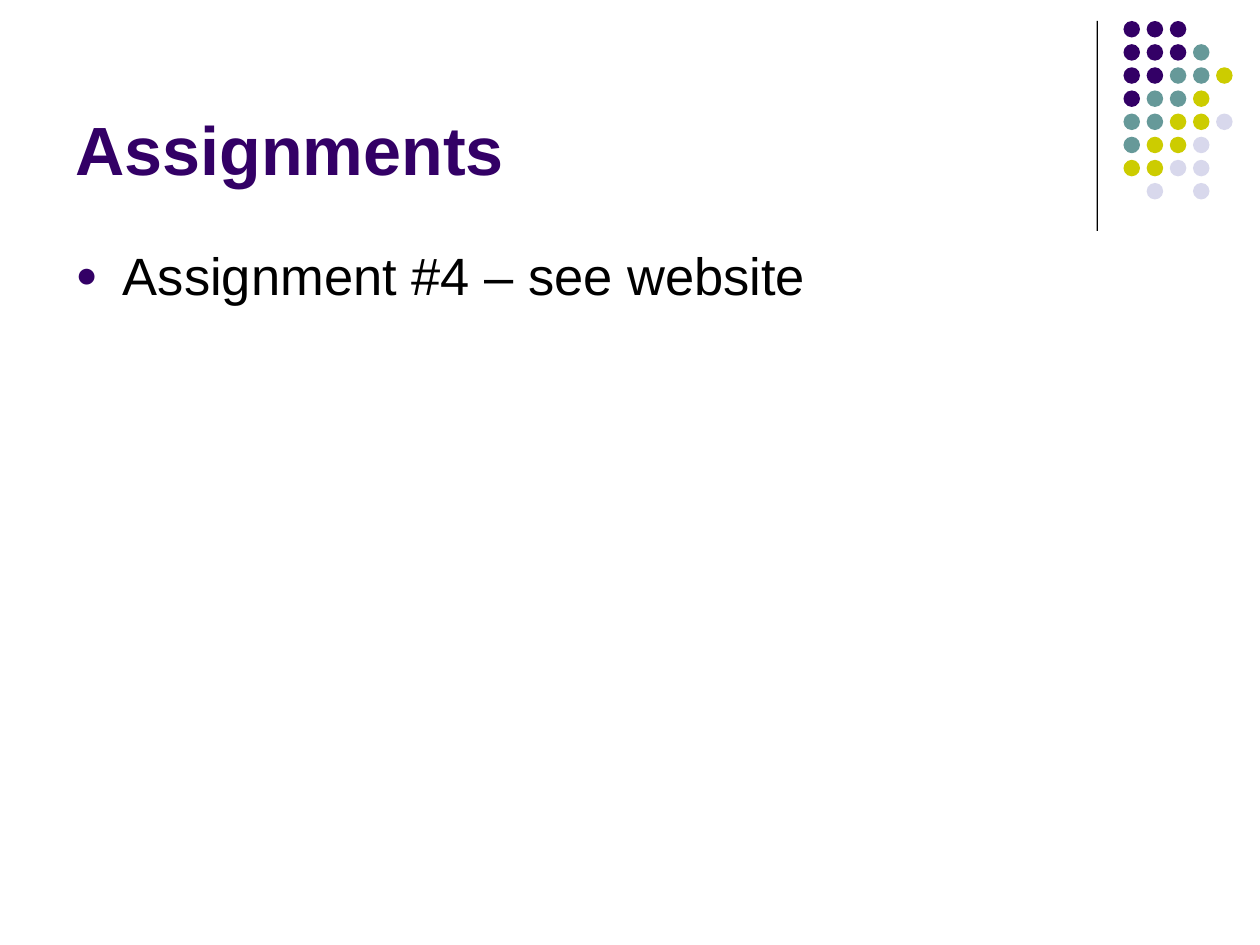
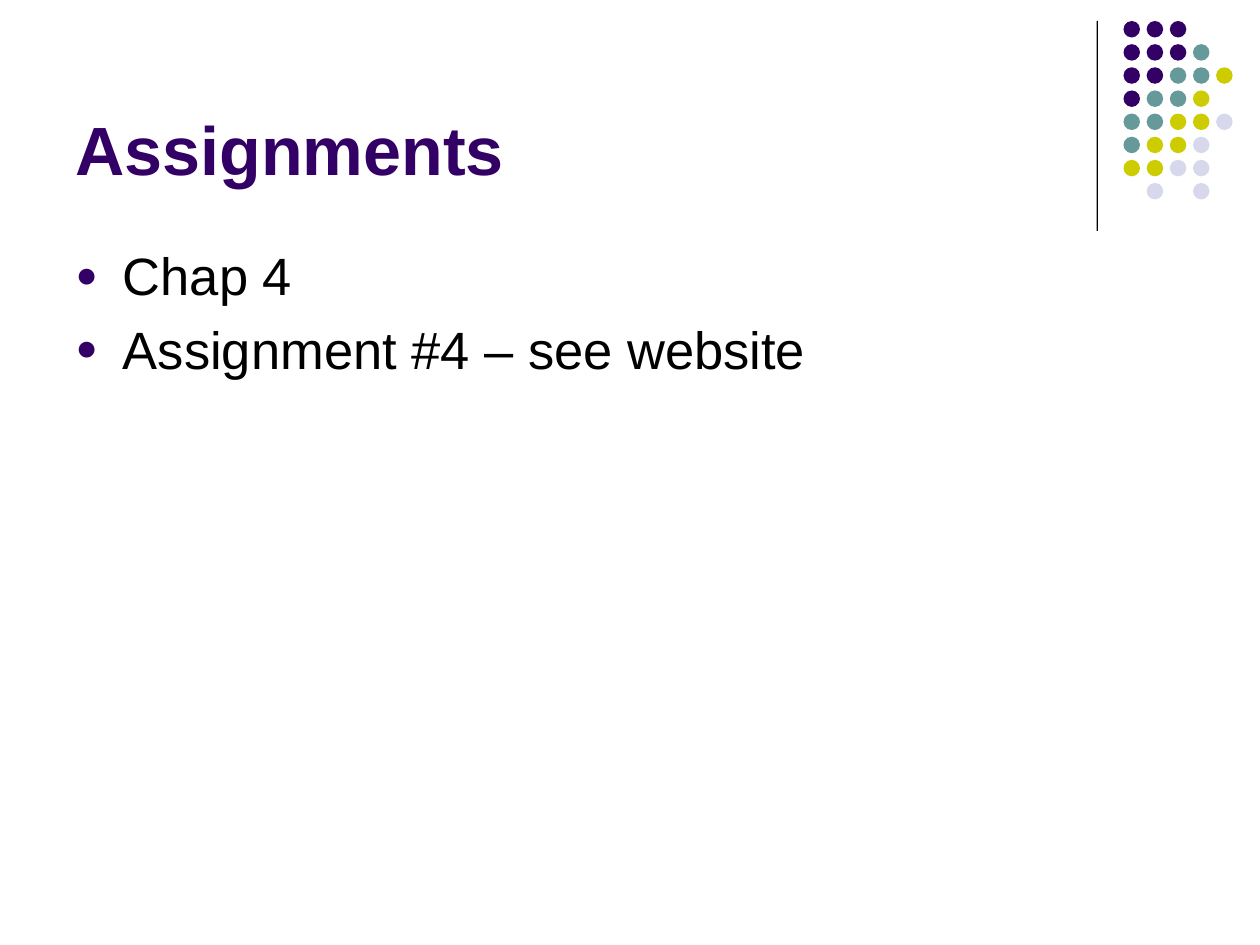
Before and after one commit to lutzhamel/CSC402, a slide deck: slide 65 of notes/csc402-ln005.pptx (slide 64 before the commit). Drawn at 1260x945 pixels with LibreOffice and Linux fonts; fonts in the diff are those of the drawing. Boxes give left, top, right and bottom in pixels: in the first picture for what was removed or moved away, otherwise in the second. Text is boxed around its words. In the diff, an @@ line names an element or a change of style, - is before the commit and + after.

```diff
--- a/notes/csc402-ln005.pptx
+++ b/notes/csc402-ln005.pptx
@@ text at (123, 257, 292, 306): paragraph added @@
+● Chap 4
```
Also in this commit, not shown: 37 other slides changed, 1 slide added, 5 other files.
